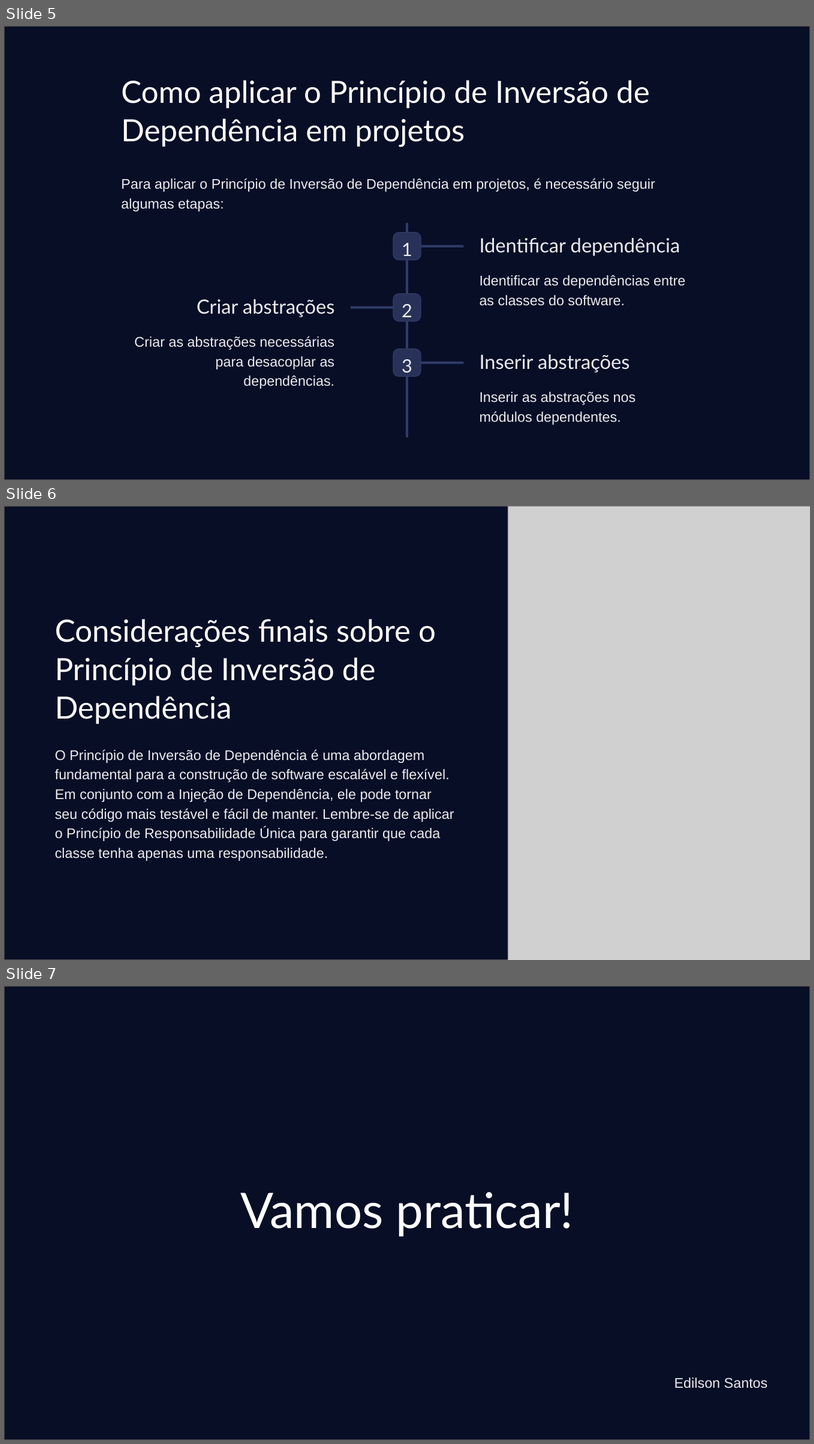
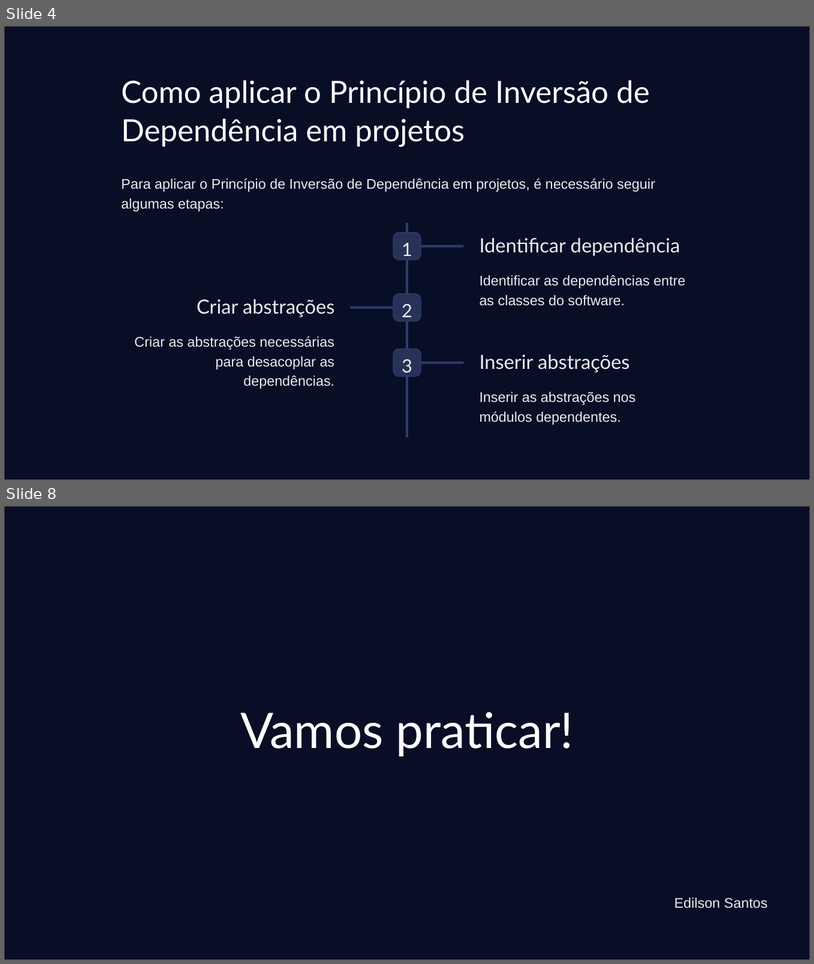
Before and after one commit to Edilsonss123/apresentacao-guildas, a slide deck: slides/01 - Principio-de-Inversao-de-Dependencia.pptx. Shown one above the other, each under a label of ours: slides 5, 6 and 7 before the commit, slides 4 and 8 after it; the slides between them are not shown. The pictures are 814x1444 and 814x964 pixels, drawn with LibreOffice and Linux fonts; fonts in the diff are those of the drawing; grey boxes stand for pictures. Boxes give left, top, right and bottom in pixels: in the first picture for what was removed or moved away, otherwise in the second. Text is boxed around its words. In the diff, an @@ line names an element or a change of style, - is before the commit and + after.

```diff
--- a/slides/01 - Principio-de-Inversao-de-Dependencia.pptx
+++ b/slides/01 - Principio-de-Inversao-de-Dependencia.pptx
@@ slide 6 removed at box(4, 506, 810, 960), background #FFFFFF @@
@@ rectangle removed at box(4, 506, 810, 960) @@
@@ picture removed at box(508, 506, 810, 960) @@
@@ text removed at box(55, 619, 436, 724) @@
-Considerações finais sobre o Princípio de Inversão de Dependência
@@ text removed at box(55, 749, 455, 861) @@
-O Princípio de Inversão de Dependência é uma abordagem fundamental para a construção de software escalável e flexível. Em conjunto com a Injeção de Dependência, ele pode tornar seu código mais testável e fácil de manter. Lembre-se de aplicar o Princípio de Responsabilidade Única para garantir que cada classe tenha apenas uma responsabilidade.
@@ what was slide 5 is now slide 4 @@
@@ what was slide 7 is now slide 8 @@
```
Also in this commit, not shown: 2 slides added, 21 other files.
